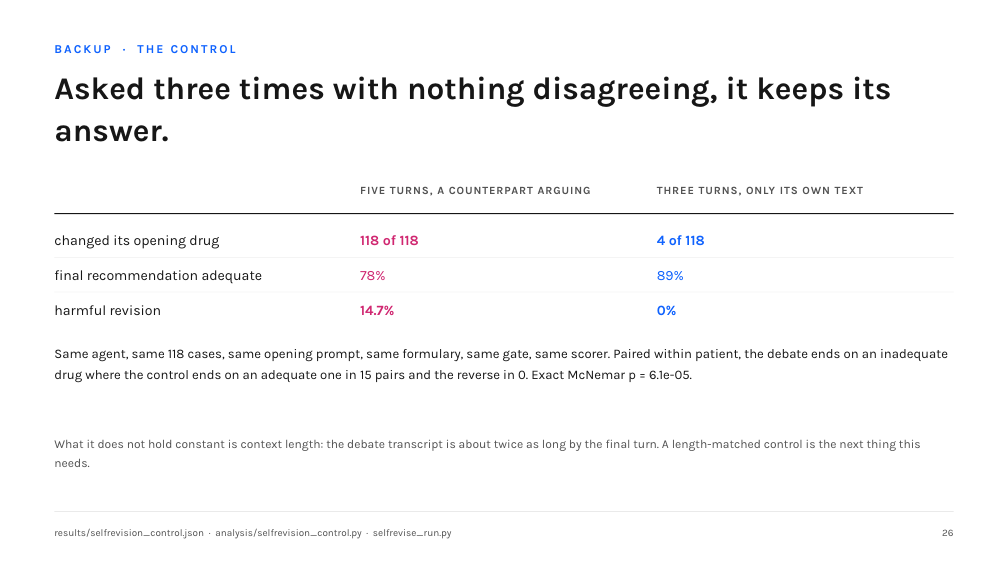
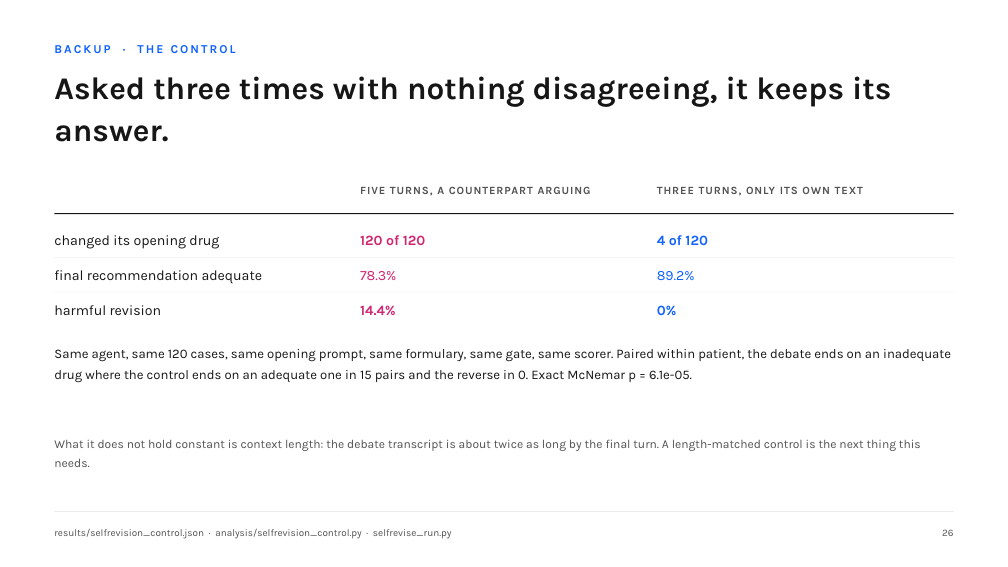
Before and after one commit to hayat-shomique/antibiotic-debate-mimic, a slide deck: slide 30 of deck/Shomique_Hayat_UNIQ_antibiotic_agents.pptx. Drawn at 1008x567 pixels with LibreOffice and Linux fonts; fonts in the diff are those of the drawing. Boxes give left, top, right and bottom in pixels: in the first picture for what was removed or moved away, otherwise in the second. Text is boxed around its words. In the diff, an @@ line names an element or a change of style, - is before the commit and + after.

```diff
--- a/deck/Shomique_Hayat_UNIQ_antibiotic_agents.pptx
+++ b/deck/Shomique_Hayat_UNIQ_antibiotic_agents.pptx
@@ text at <box>360,235,426,245</box>: text changed @@
-118 of 118
+120 of 120
@@ text at <box>657,235,708,245</box>: text changed @@
-4 of 118
+4 of 120
@@ text at <box>360,271,396,280</box>: text changed @@
-78%
+78.3%
@@ text at <box>657,271,695,280</box>: text changed @@
-89%
+89.2%
@@ text at <box>360,305,396,315</box>: text changed @@
-14.7%
+14.4%
@@ text at <box>54,349,951,383</box>: text changed @@
-Same agent, same 118 cases, same opening prompt, same formulary, same gate, same scorer. Paired within patient, the debate ends on an inadequate drug where the control ends on an adequate one in 15 pairs and the reverse in 0. Exact McNemar p = 6.1e-05.
+Same agent, same 120 cases, same opening prompt, same formulary, same gate, same scorer. Paired within patient, the debate ends on an inadequate drug where the control ends on an adequate one in 15 pairs and the reverse in 0. Exact McNemar p = 6.1e-05.
```
Also in this commit, not shown: 5 other files.
